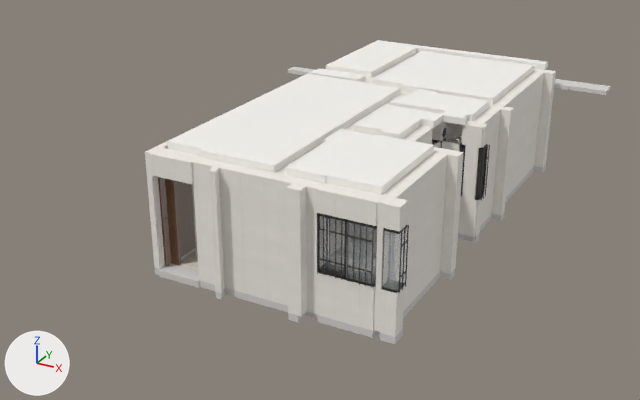
The glTF model private/models/kk_unit_C.glb as it was, and as the next commit left it.
Camera for both pictures: a 50 mm camera at (5.74, -10.51, 8.64) aimed at (-3.09, 5.55, 0.61). Arrows for +X, +Y and +Z are at lower left; the lights stay in place. The first picture is the older version. Where no turn or scale is listed for an object, it has been applied to the vertices.

The first picture shows 'ArchWalls', 'Ceiling', 'Chajja', 'DoorFrames', 'Glass', 'Railings', 'Slab', 'WindowFrames' and 4 more.
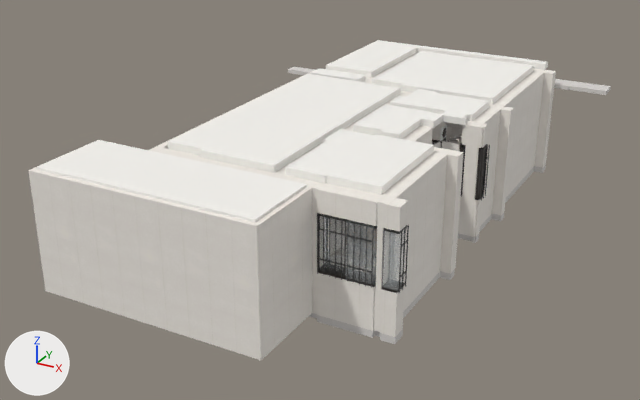
Where the newer file only moved an object's origin or applied its transform, the numbers keep the older frame.

Changed parts and their boxes [x1, y1, x2, y2] in the pictures (640 x 400 px):
```json
{"object": "Lobby", "change": "added", "after": [28, 140, 312, 360], "faces in mat_plaster": [28, 148, 312, 360], "faces in mat_ceiling (white #f7f5f0)": [36, 140, 307, 222]}
{"object": "DoorFrames", "change": "unchanged, covered by the edit", "before": [158, 177, 196, 266]}
```

Edits to the scene script, one JSON object a line:
```json
{"op": "add", "block": "me_lobby", "code": ["me_lobby = bpy.data.meshes.new('Lobby')", "me_lobby.from_pydata(...)  # 28 vertices, 60 faces; spans x -2.5..2.5, y -0.9..0.9, z -1.32..1.32", "# faces by material slot: [36, 12, 12]", "me_lobby.materials.append(mat_plaster)", "me_lobby.materials.append(mat_ceiling)  # white #f7f5f0", "me_lobby.materials.append(mat_marble)"]}
{"op": "add", "block": "ob_lobby", "code": ["ob_lobby = bpy.data.objects.new('Lobby', me_lobby)", "ob_lobby.location = (-3.84, 1.18, 1.28)"]}
```
